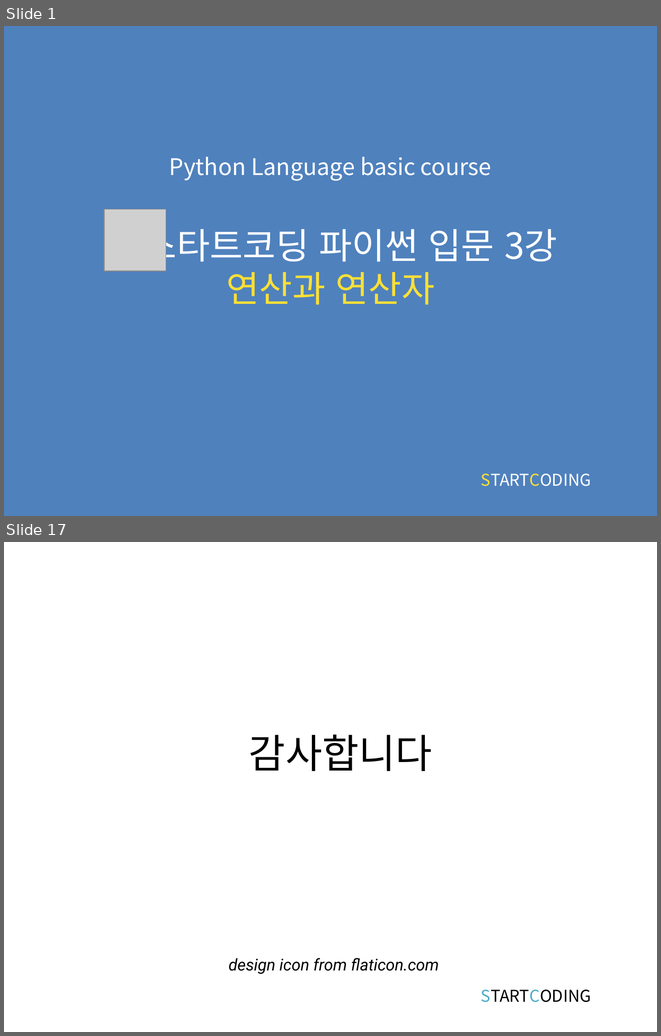
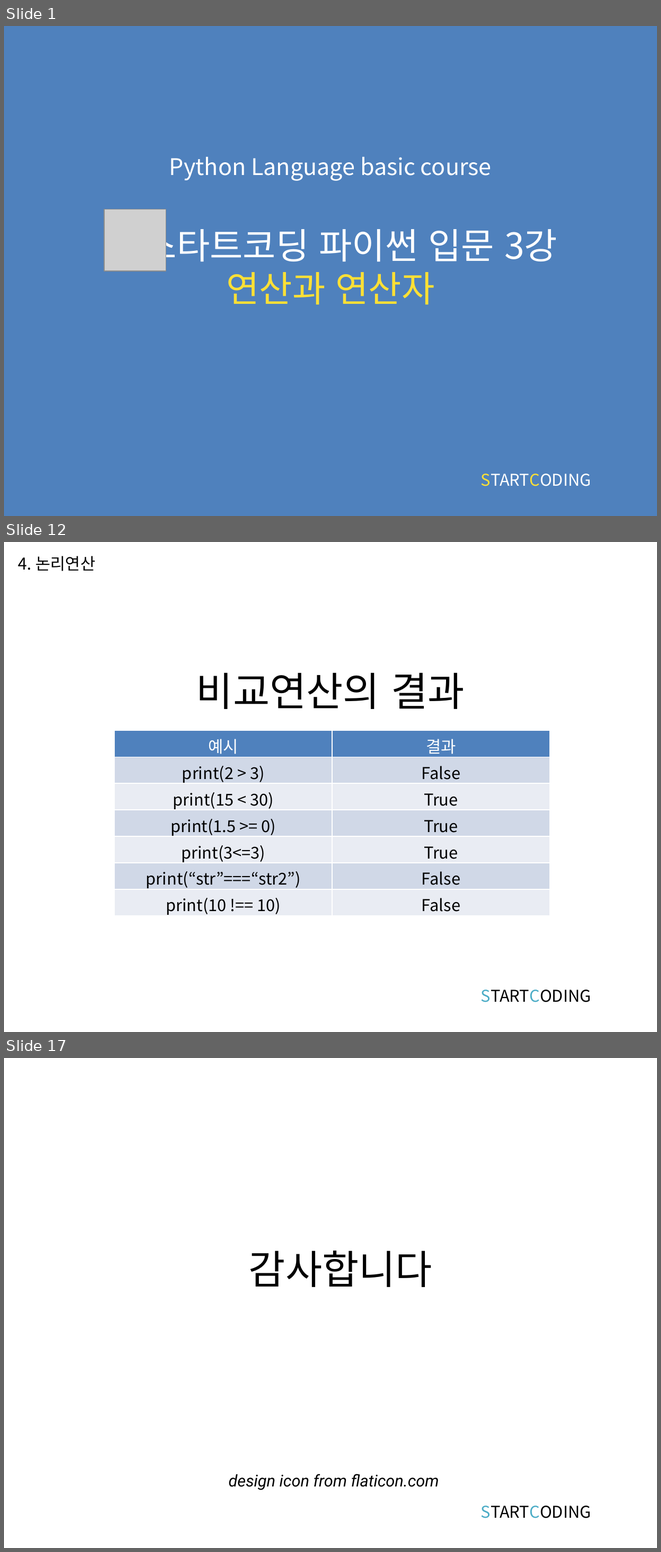
Before and after one commit to kwonkijun/python, a slide deck: 파이썬기초(PPT)/파이썬 기초 3강_연산과 연산자.pptx. Shown one above the other, each under a label of ours: slides 1 and 17 before the commit, slides 1, 12 and 17 after it; the slides between them are not shown. The pictures are 661x1036 and 661x1552 pixels, drawn with LibreOffice and Linux fonts; fonts in the diff are those of the drawing; grey boxes stand for pictures. Boxes give left, top, right and bottom in pixels: in the first picture for what was removed or moved away, otherwise in the second. Text is boxed around its words. In the diff, an @@ line names an element or a change of style, - is before the commit and + after.

```diff
--- a/파이썬기초(PPT)/파이썬 기초 3강_연산과 연산자.pptx
+++ b/파이썬기초(PPT)/파이썬 기초 3강_연산과 연산자.pptx
@@ slide 12 added at bbox=[4, 542, 657, 1032], background #FFFFFF @@
@@ text added at bbox=[18, 556, 95, 571], 18 pt, text #000000 @@
+4. 논리연산
@@ title added at bbox=[196, 672, 465, 709], 44 pt, text #000000 @@
+비교연산의 결과
@@ table added at bbox=[114, 730, 549, 917], 7 rows, 2 columns @@
+예시 | 결과
+print(2 > 3) | False
+print(15 < 30) | True
+print(1.5 >= 0) | True
+print(3<=3) | True
+print(“str”===“str2”) | False
+print(10 !== 10) | False
@@ text added at bbox=[481, 989, 591, 1002], 18 pt, text #000000 @@
+STARTCODING
```
Also in this commit, not shown: 2 slides changed, 12 other slides added, 13 slides removed, 6 other files.
